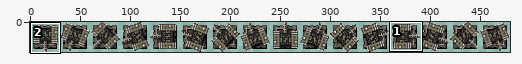
File history of a sprite sheet, res/turrel.png. The picture above shows the old version from afar; the outline marks the close-up.
Close-up. Earlier state:
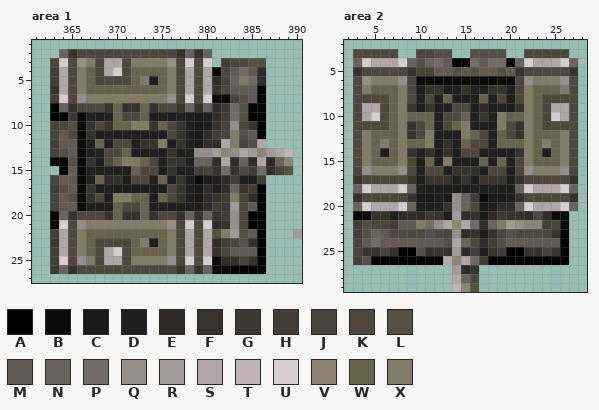
The file is 480x30 pixels. Colours within 5 levels of each other are drawn and written as one. Shown: area 1: x 361..390, y 1..27; area 2: x 2..28, y 2..29. The commit also changed other parts of the picture, which this record leaves out.
Palette (. is transparent): A #000000  B #0b0b0b  C #1a1919  D #201f1f  E #2f2c29  F #36332d  G #3c3831  H #423d37  J #48433b  K #4e483c  L #555046  M #605a53  N #68635e  P #726c69  Q #988e89  R #a49b99  S #b2a5a7  T #c1b4b7  U #d5cdcf  V #8d8471  W #67634c  X #827b66
The result:
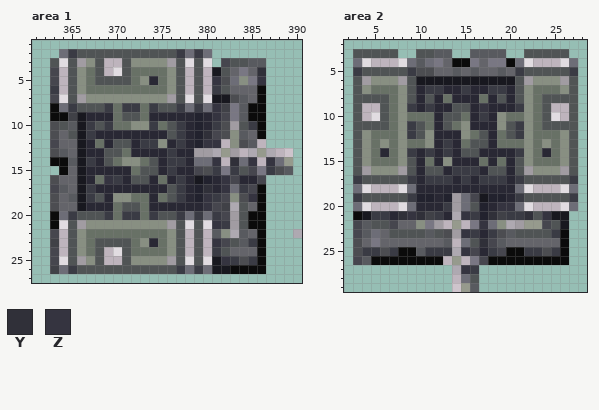
Colours new in this view: Y #303039  Z #353440
Diff:
colour A: #000000 -> #0b0b0b
colour B: #0b0b0b -> #18181f
colour C: #1a1919 -> #22222e
colour D: #201f1f -> #292834
colour F: #36332d -> #3a3b44
colour G: #3c3831 -> #404147
colour H: #423d37 -> #46464e
colour J: #48433b -> #4c4d51
colour K: #4e483c -> #505455
colour L: #555046 -> #585a5f
colour M: #605a53 -> #64646a
colour N: #68635e -> #6d6d77
colour P: #726c69 -> #797783
colour Q: #988e89 -> #a19ca2
colour R: #a49b99 -> #aea9b1
colour S: #b2a5a7 -> #beb4bd
colour T: #c1b4b7 -> #cec4cc
colour U: #d5cdcf -> #e1dce1
colour V: #8d8471 -> #969a8d
colour W: #67634c -> #687166
colour X: #827b66 -> #888f82
Area 1:
y 4: x 386 E -> Y
y 5: x 381 E -> Z; x 386 E -> Z
y 8..9: x 381 E -> Z
y 11: x 380 E -> Y
y 12: x 380..381 EE -> ZZ
y 14: x 381 E -> Z; x 383 E -> Y; x 385 E -> Z; x 387 E -> Z
y 16: x 369 E -> Z; x 382 E -> Z
y 17: x 380 E -> Y; x 382 E -> Z
y 18: x 380 E -> Z; x 385 E -> Z
y 19: x 380 E -> Z
y 21: x 381 E -> Z
y 23: x 381 E -> Z
y 25: x 382 E -> Z
Area 2:
y 9: x 17 E -> Z
y 20: x 19..20 EE -> ZZ
y 21: x 8..10 EEE -> YZY; x 15 E -> Z; x 18 E -> Y; x 22 E -> Y; x 24 E -> Z
y 22: x 17 E -> Z
y 23: x 15 E -> Z
y 24: x 17 E -> Y
y 25: x 15 E -> Z
y 27: x 15 E -> Z
